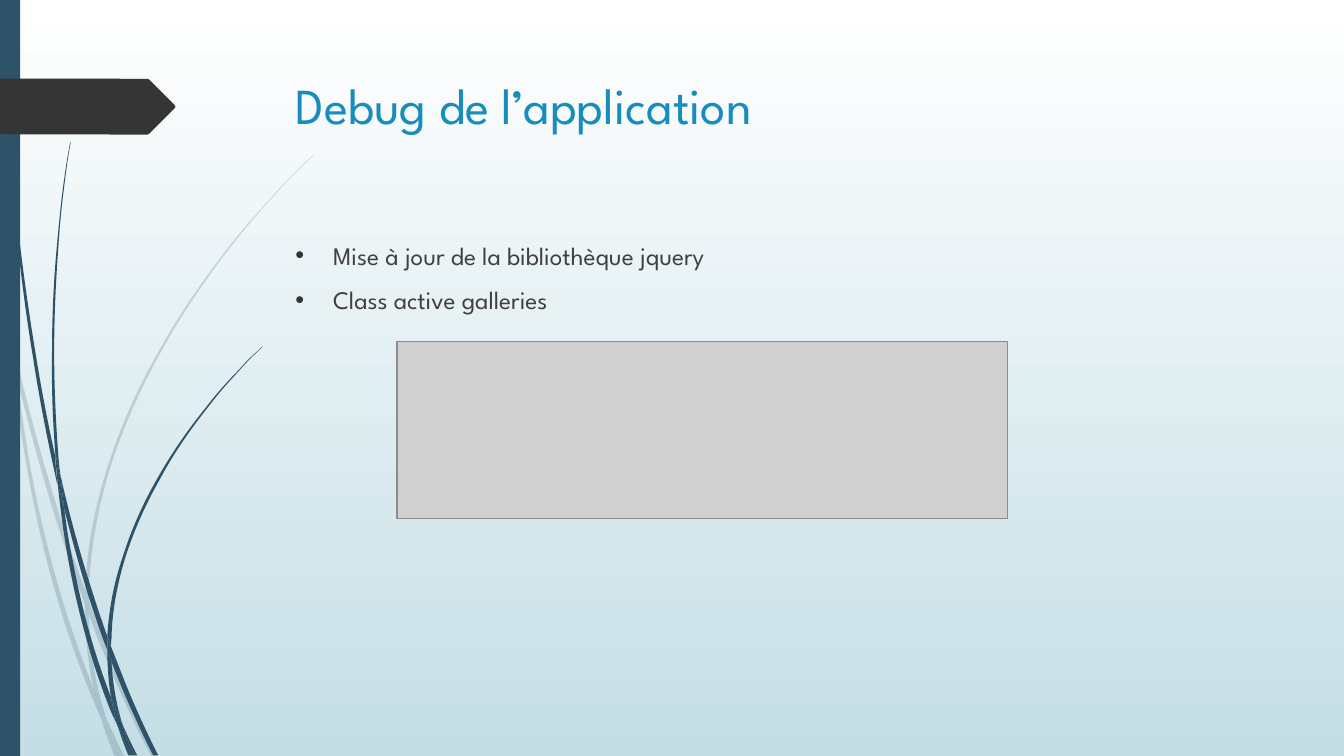
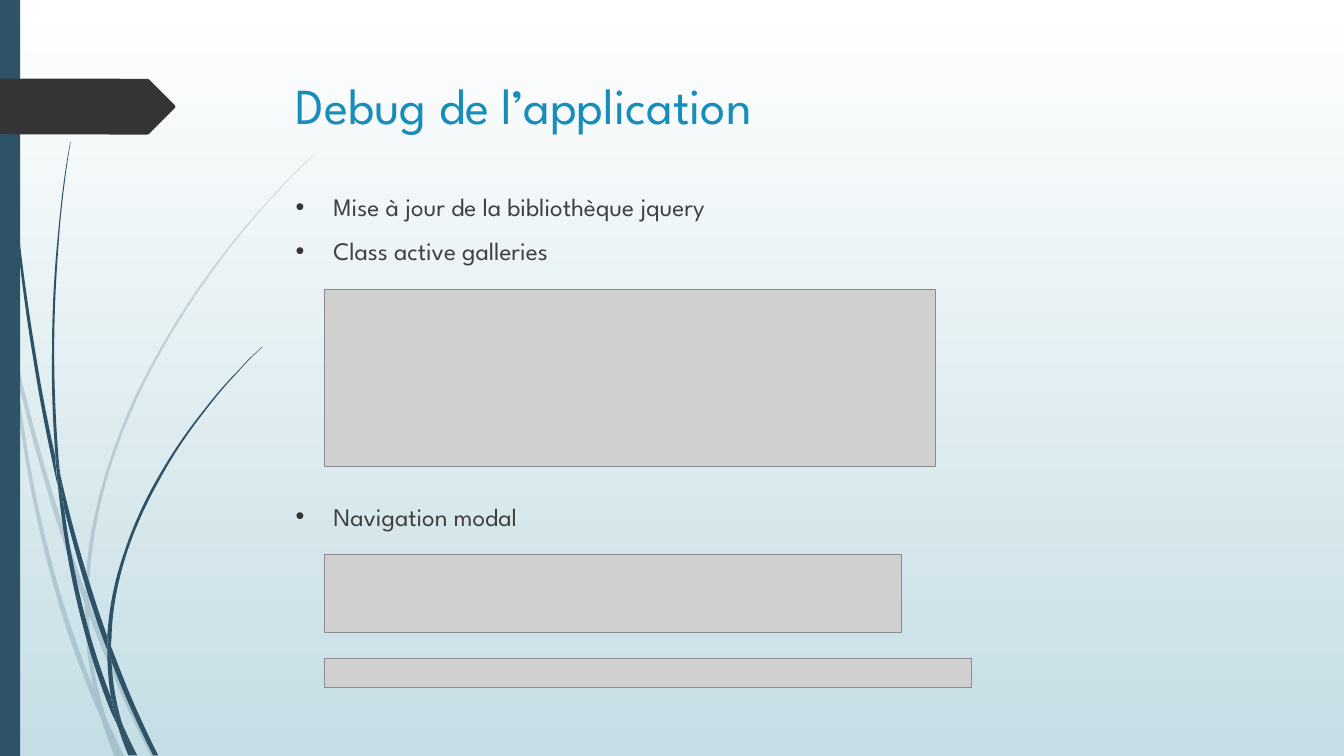
Before and after one commit to Oleome/Projet-5, a slide deck: slide 3 of Projet 5.ppt. Drawn at 1344x756 pixels with LibreOffice and Linux fonts; fonts in the diff are those of the drawing; grey boxes stand for pictures. Boxes give left, top, right and bottom in pixels: in the first picture for what was removed or moved away, otherwise in the second. Text is boxed around its words. In the diff, an @@ line names an element or a change of style, - is before the commit and + after.

Commit message:
powerpoint

```diff
--- a/Projet 5.ppt
+++ b/Projet 5.ppt
@@ text "Mise à jour de la ...": place and size @@
-text "Mise à jour de la ..." at [333, 247, 704, 315]
+text "Mise à jour de la ..." at [333, 198, 704, 532]
@@ picture: place and size @@
-picture at [397, 342, 1007, 518]
+picture at [324, 289, 935, 465]
@@ text at [333, 508, 517, 532]: paragraph added @@
+• Navigation modal
@@ picture added at [324, 554, 902, 632] @@
@@ picture added at [324, 658, 971, 686] @@
```
Also in this commit, not shown: 1 other slide changed, 1 slide added.
